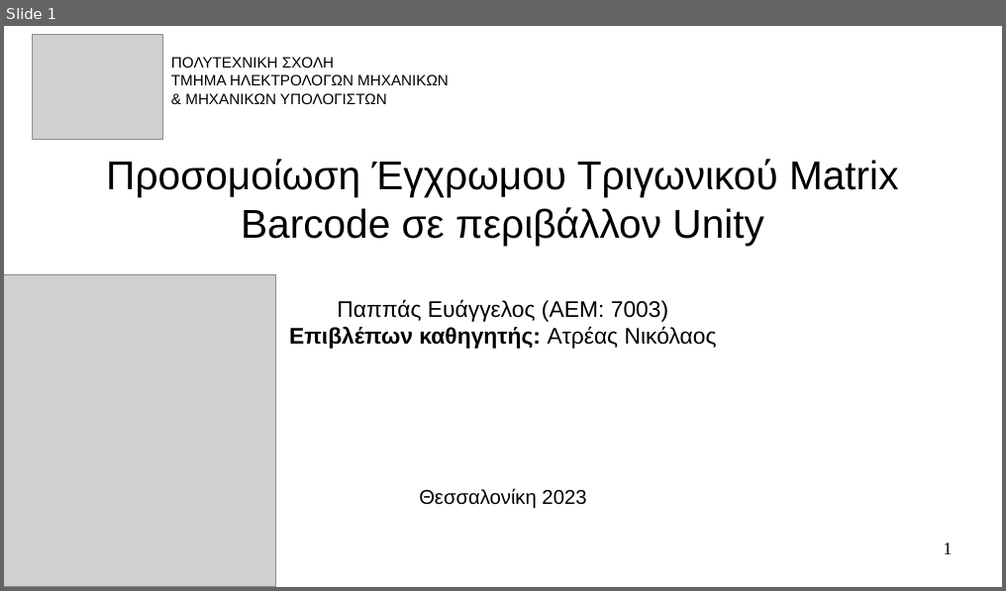
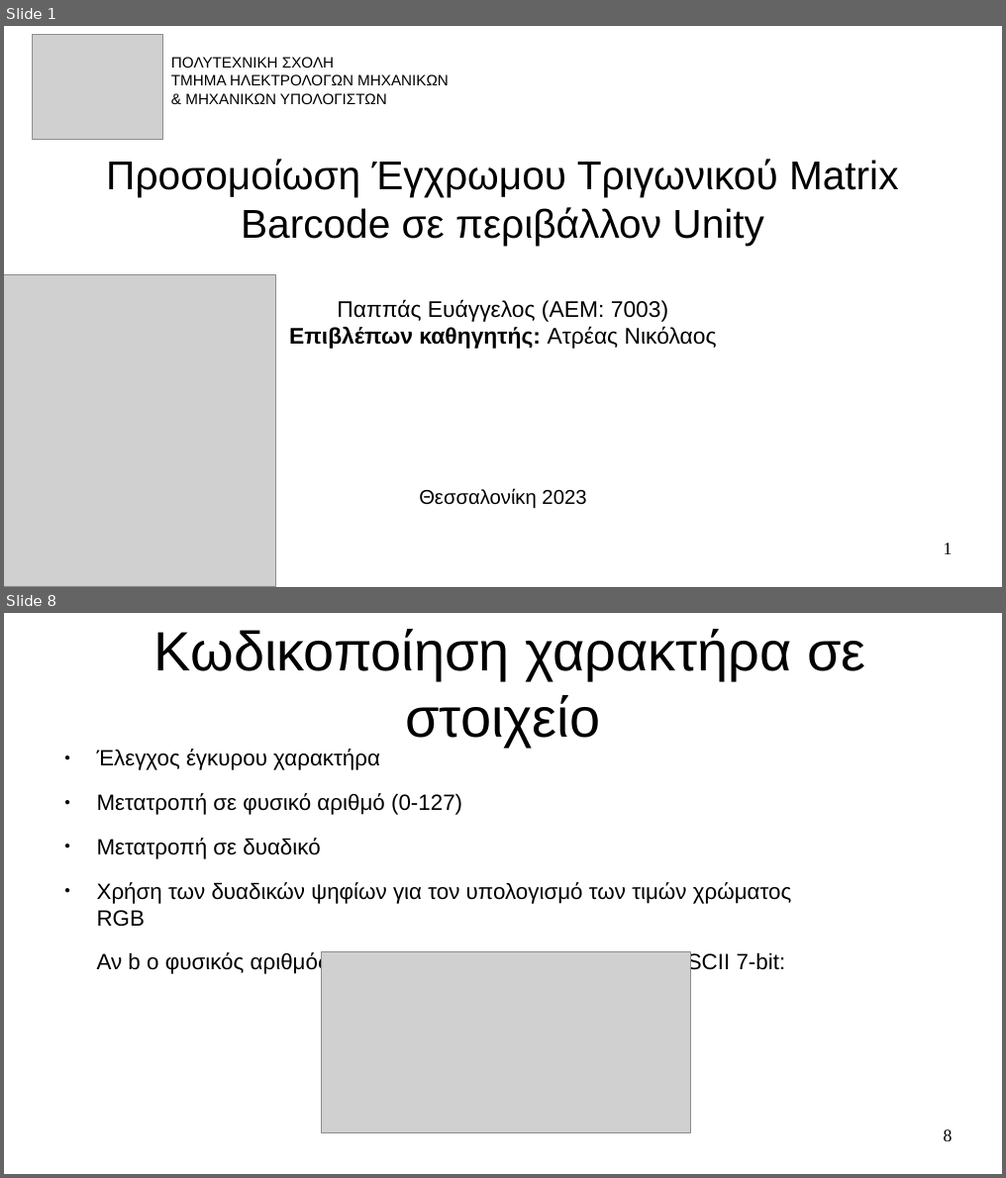
Before and after one commit to pevanget/Trigonix, a slide deck: Trigonix/Documentation/Παρουσίαση.odp. Shown one above the other, each under a label of ours: slide 1 before the commit, slides 1 and 8 after it; the slides between them are not shown. The pictures are 1006x591 and 1006x1178 pixels, drawn with LibreOffice and Linux fonts; fonts in the diff are those of the drawing; grey boxes stand for pictures. Boxes give left, top, right and bottom in pixels: in the first picture for what was removed or moved away, otherwise in the second. Text is boxed around its words. In the diff, an @@ line names an element or a change of style, - is before the commit and + after.

```diff
--- a/Trigonix/Documentation/Παρουσίαση.odp
+++ b/Trigonix/Documentation/Παρουσίαση.odp
@@ slide 8 added at box(4, 613, 1002, 1174), background #FFFFFF @@
@@ title added at box(154, 629, 865, 747), 44 pt, text #000000 @@
+Κωδικοποίηση χαρακτήρα σε στοιχείο
@@ text added at box(97, 749, 791, 975), 17.6 pt, text #000000 @@
+● Έλεγχος έγκυρου χαρακτήρα
+● Μετατροπή σε φυσικό αριθμό (0-127)
+● Μετατροπή σε δυαδικό
+● Χρήση των δυαδικών ψηφίων για τον υπολογισμό των τιμών χρώματος RGB
+Αν b ο φυσικός αριθμός που αντιστοιχεί σε ένα χαρακτήρα ASCII 7-bit:
@@ picture added at box(321, 953, 691, 1134) @@
@@ page number added at box(944, 1130, 952, 1142), 14 pt, text #000000 @@
+8
```
Also in this commit, not shown: 2 slides changed, 6 other slides added, 2 slides removed, 4 other files.
